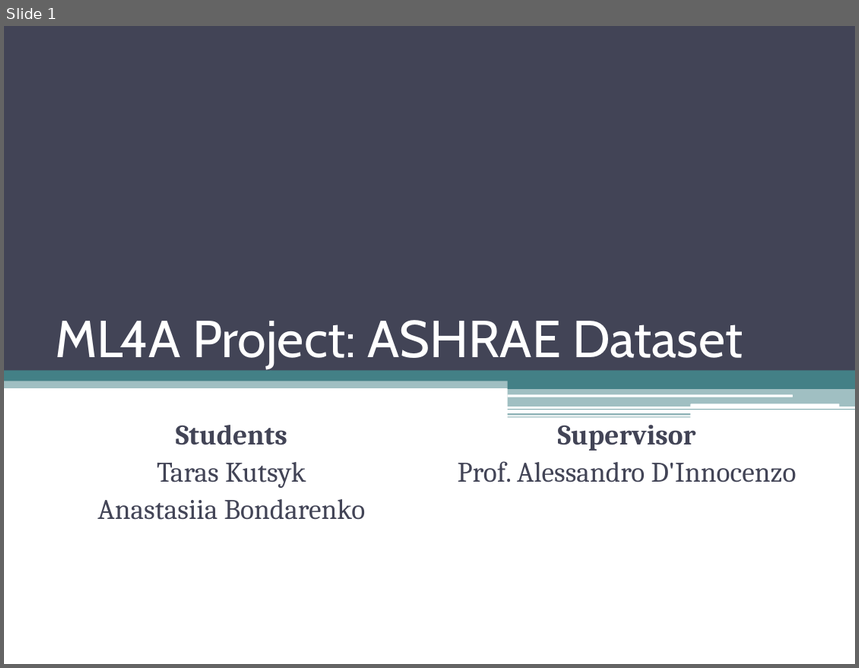
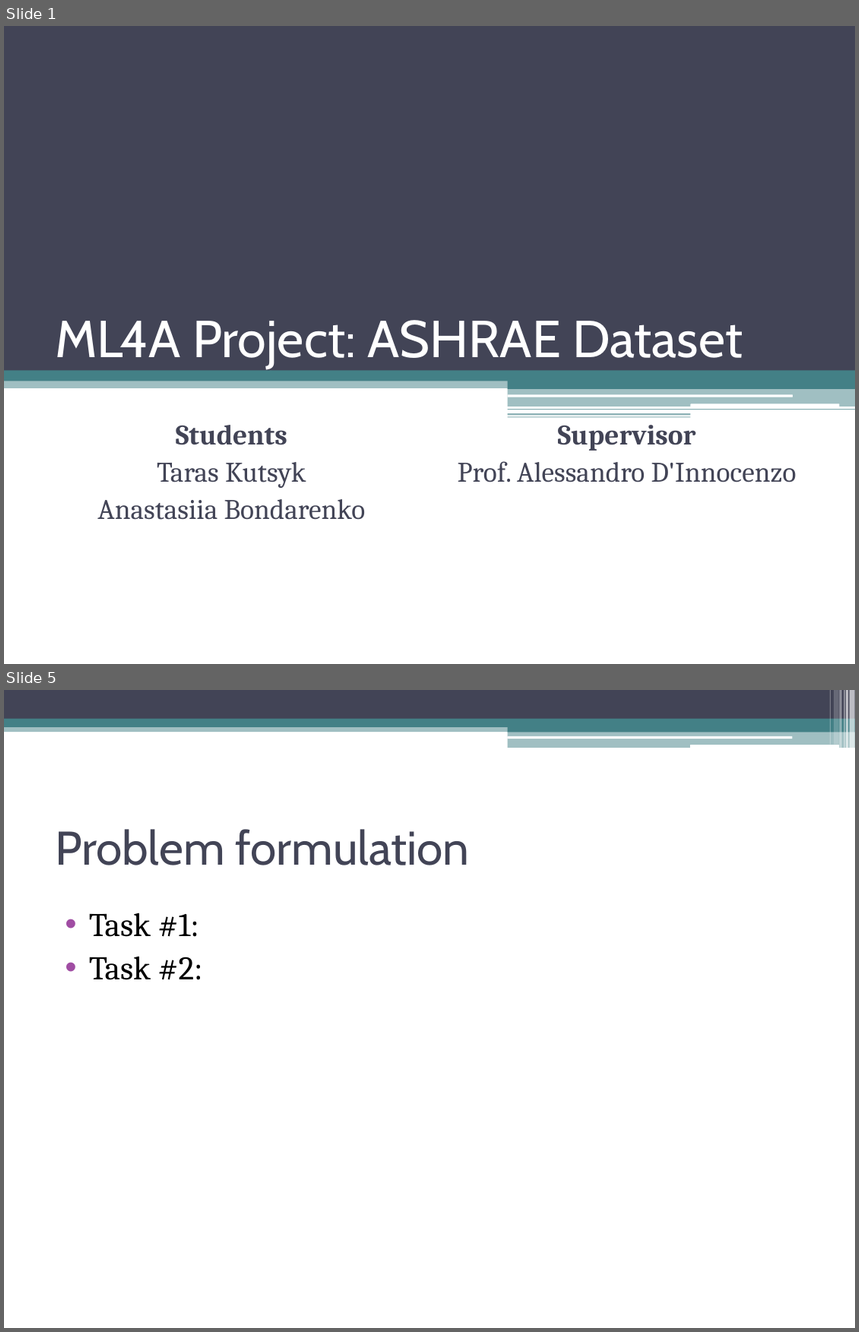
Before and after one commit to TarasKutsyk/ML-for-Automation-Project, a slide deck: Presentation ASHRAE.pptx. Shown one above the other, each under a label of ours: slide 1 before the commit, slides 1 and 5 after it; the slides between them are not shown. The pictures are 859x668 and 859x1332 pixels, drawn with LibreOffice and Linux fonts; fonts in the diff are those of the drawing. Boxes give left, top, right and bottom in pixels: in the first picture for what was removed or moved away, otherwise in the second. Text is boxed around its words. In the diff, an @@ line names an element or a change of style, - is before the commit and + after.

```diff
--- a/Presentation ASHRAE.pptx
+++ b/Presentation ASHRAE.pptx
@@ slide 5 added at (4, 690, 855, 1328), background #FFFFFF @@
@@ rectangle added at (4, 690, 855, 719), fill #424456 @@
@@ rectangle added at (829, 690, 831, 745), fill #FFFFFF at 30% opacity @@
@@ rectangle added at (834, 690, 839, 745), fill #FFFFFF at 20% opacity @@
@@ rectangle added at (840, 690, 842, 748), fill #FFFFFF at 40% opacity @@
@@ rectangle added at (844, 690, 845, 748), fill #FFFFFF at 60% opacity @@
@@ rectangle added at (846, 690, 848, 748), fill #FFFFFF at 65% opacity @@
@@ rectangle added at (850, 690, 855, 748), fill #FFFFFF at 65% opacity @@
@@ rectangle added at (4, 724, 855, 732), fill #438086 at 50% opacity @@
@@ rectangle added at (4, 719, 855, 727), fill #438086 @@
@@ rectangle added at (508, 723, 855, 732), fill #438086 @@
@@ rectangle added at (508, 731, 855, 748), fill #438086 at 50% opacity @@
@@ rounded rectangle added at (507, 736, 792, 739), fill #FFFFFF @@
@@ rounded rectangle added at (690, 745, 839, 748), fill #FFFFFF @@
@@ title added at (55, 829, 470, 866), 40 pt, text #424456 @@
+Problem formulation
@@ text added at (89, 913, 203, 980), 28 pt, text #000000 @@
+• Task #1:
+• Task #2:
```
Also in this commit, not shown: 1 slide changed, 2 other slides added.
